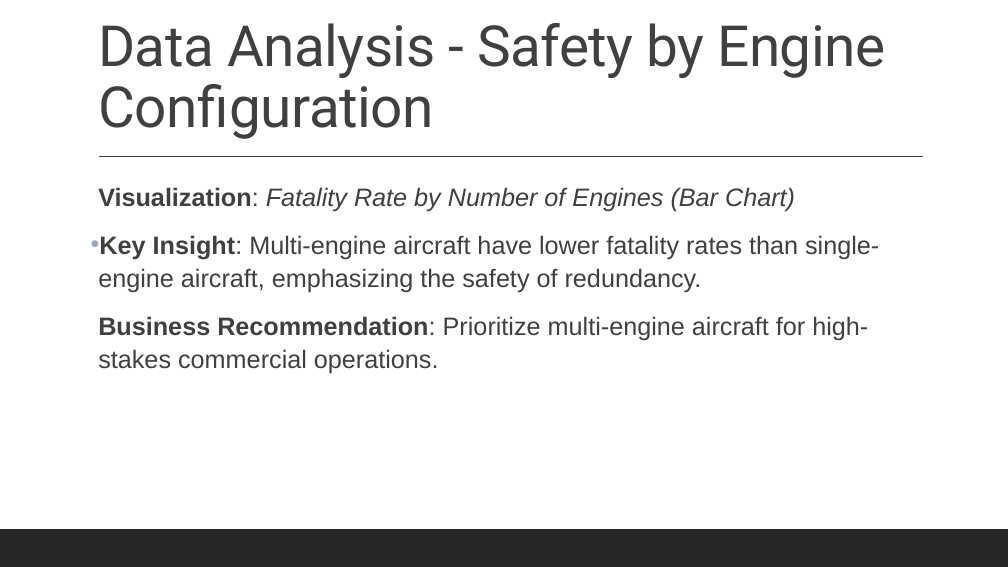
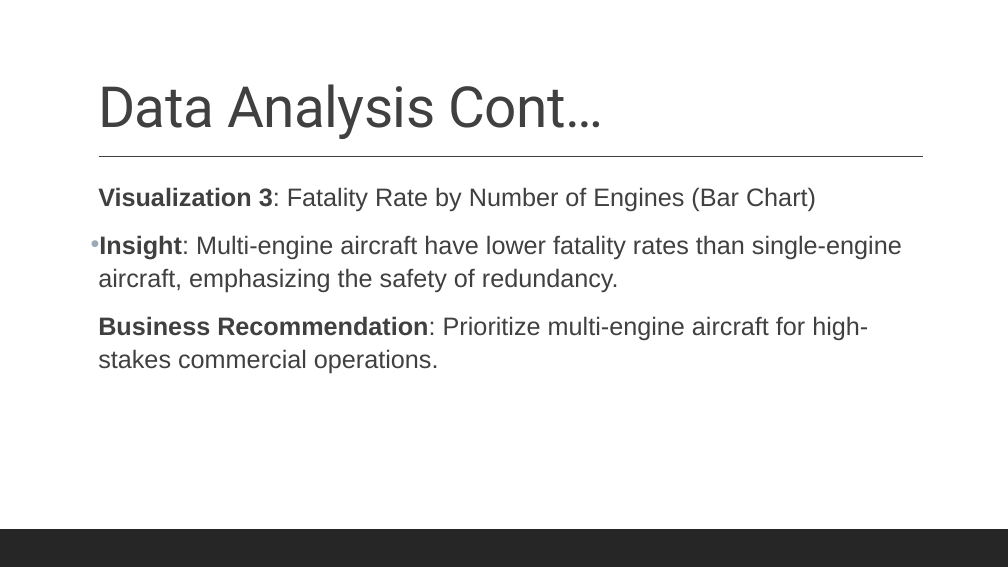
Before and after one commit to Lydia-byte-rgb/Phase-1-Project_Lydia, a slide deck: slide 11 of Phase_1_Project Slides.pptx (slide 10 before the commit). Drawn at 1008x567 pixels with LibreOffice and Linux fonts; fonts in the diff are those of the drawing. Boxes give left, top, right and bottom in pixels: in the first picture for what was removed or moved away, otherwise in the second. Text is boxed around its words. In the diff, an @@ line names an element or a change of style, - is before the commit and + after.

```diff
--- a/Phase_1_Project Slides.pptx
+++ b/Phase_1_Project Slides.pptx
@@ title at <box>98,84,604,139</box>: text changed @@
-Data Analysis - Safety by Engine Configuration
+Data Analysis Cont…
@@ text at <box>98,187,902,293</box>: text changed @@
-  Visualization: Fatality Rate by Number of Engines (Bar Chart)
-• Key Insight: Multi-engine aircraft have lower fatality rates than single-engine aircraft, emphasizing the safety of redundancy.
+  Visualization 3: Fatality Rate by Number of Engines (Bar Chart)
+• Insight: Multi-engine aircraft have lower fatality rates than single-engine aircraft, emphasizing the safety of redundancy.
```
Also in this commit, not shown: 9 other slides changed, 1 slide added, 5 other files.
